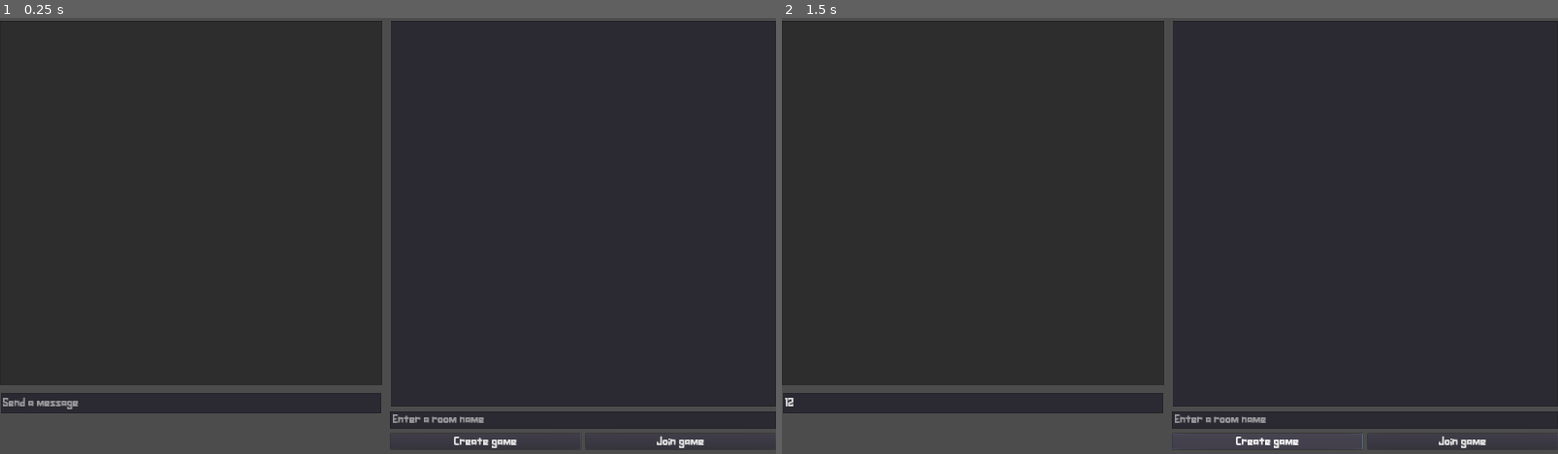
Above: before the commit, frames 1-2 (left to right).
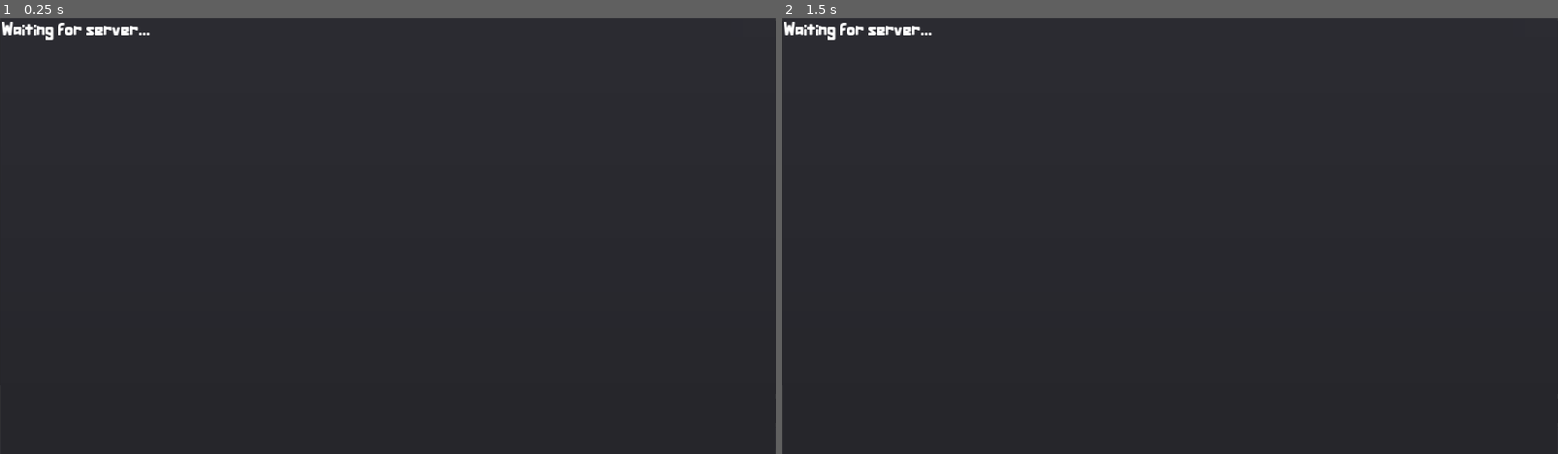
Above: after the commit, the same moments.

Repository: tducasse/poc-turn-based
Game: Godot game, scene res://Scenes/Main.tscn
Same seed, same stepped clock (60 frames per second), same inputs: the game is played once before the commit and once after it.
Inputs (mouse positions are in pixels of both pictures, inside the frame that each line leads up to):
- Up to frame 1 (0.25 s): no input
- Up to frame 2 (1.5 s): click (976, 401) at 0.52 s; type "12" at 0.6 s; click "Create game" at 1.25 s

The runs differ from the first frame. In frame 1, 10% of the frame differs, in the area x 0-100%, y 0-100%; in frame 2, 10%.

Commit message:
Implement wait for server

Diff:
--- a/Fonts/Assurant-Standard.tres
+++ b/Fonts/Assurant-Standard.tres
@@ -3,6 +3,6 @@
 [ext_resource path="res://Fonts/Assurant-Standard.otf" type="DynamicFontData" id=1]
 
 [resource]
-size = 32
+size = 48
 use_filter = true
 font_data = ExtResource( 1 )
--- a/Scenes/ClientConnect.gd
+++ b/Scenes/ClientConnect.gd
@@ -10,11 +10,18 @@
 onready var chat_input = $Input
 
 signal on_start_game()
+signal connected()
 signal add_game_room(value)
 
 var current_room = "lobby"
 
+# disabled by default, because we need to wait for the server to be ready
+# before we even attempt the connection
 func _ready():
+	set_process(false)
+
+
+func init():
 	# Connect base signals to get notified of connection open, close, and errors.
 	_client.connect("connection_closed", self, "_closed")
 	_client.connect("connection_error", self, "_closed")
@@ -29,6 +36,7 @@
 	if err != OK:
 		print("Unable to connect")
 		set_process(false)
+	set_process(true)
 
 
 func _closed(was_clean = false):
@@ -39,6 +47,7 @@
 
 
 func _connected(proto = ""):
+	emit_signal("connected")
 	# This is called on connection, "proto" will be the selected WebSocket
 	# sub-protocol (which is optional)
 	print("Connected with protocol: ", proto)
--- a/Scenes/Main.gd
+++ b/Scenes/Main.gd
@@ -4,11 +4,34 @@
 onready var rooms := $HSplitContainer/VSplitContainer/RoomList
 onready var client_connect := $HSplitContainer/Control
 onready var game_name := $HSplitContainer/VSplitContainer/VSplitContainer/RoomName
+onready var wait_for_server := $WaitForServer
+onready var http := $HTTPRequest
+
+var server_ready = false
+var connected = false
+var requesting = false
+
+var server_address = "http://localhost:3000" if OS.is_debug_build() else "https://projectv3.herokuapp.com"
 
 
 # Called when the node enters the scene tree for the first time.
 func _ready():
 	var _shop_connection = client_connect.connect("add_game_room", self, "on_room_added")
+	wait_for_server.visible = true
+
+
+func _process(_delta):
+	if not server_ready and not requesting:
+		requesting = true
+		print('Trying to reach ' + server_address + "...")
+		http.request(server_address)
+
+
+func _on_HTTPRequest_request_completed(_result, response_code, _headers, _body):
+	if response_code == 426:
+		server_ready = true
+		client_connect.init()
+	requesting = false
 
 
 func on_room_added(value):
@@ -38,3 +61,8 @@
 #	client_connect.join_room(name)
 #	GameState.load_scene("res://Scenes/Sample.tscn")
 	pass
+
+
+
+func _on_Control_connected():
+	wait_for_server.visible = false
--- a/Scenes/Main.tscn
+++ b/Scenes/Main.tscn
@@ -32,7 +32,7 @@
 
 [node name="RoomList" type="ItemList" parent="HSplitContainer/VSplitContainer"]
 margin_right = 954.0
-margin_bottom = 954.0
+margin_bottom = 922.0
 size_flags_horizontal = 3
 size_flags_vertical = 3
 custom_fonts/font = ExtResource( 3 )
@@ -41,24 +41,24 @@
 }
 
 [node name="VSplitContainer" type="VSplitContainer" parent="HSplitContainer/VSplitContainer"]
-margin_top = 966.0
+margin_top = 934.0
 margin_right = 954.0
 margin_bottom = 1060.0
 
 [node name="RoomName" type="LineEdit" parent="HSplitContainer/VSplitContainer/VSplitContainer"]
 margin_right = 954.0
-margin_bottom = 43.0
+margin_bottom = 59.0
 custom_fonts/font = ExtResource( 3 )
 placeholder_text = "Enter a room name"
 
 [node name="HSplitContainer" type="HSplitContainer" parent="HSplitContainer/VSplitContainer/VSplitContainer"]
-margin_top = 55.0
+margin_top = 71.0
 margin_right = 954.0
-margin_bottom = 94.0
+margin_bottom = 126.0
 
 [node name="CreateGame" type="Button" parent="HSplitContainer/VSplitContainer/VSplitContainer/HSplitContainer"]
 margin_right = 471.0
-margin_bottom = 39.0
+margin_bottom = 55.0
 size_flags_horizontal = 3
 size_flags_vertical = 3
 custom_fonts/font = ExtResource( 3 )
@@ -67,11 +67,37 @@
 [node name="JoinGame" type="Button" parent="HSplitContainer/VSplitContainer/VSplitContainer/HSplitContainer"]
 margin_left = 483.0
 margin_right = 954.0
-margin_bottom = 39.0
+margin_bottom = 55.0
 size_flags_horizontal = 3
 size_flags_vertical = 3
 custom_fonts/font = ExtResource( 3 )
 text = "Join game"
+
+[node name="WaitForServer" type="PopupPanel" parent="."]
+margin_right = 1920.0
+margin_bottom = 1088.0
+size_flags_horizontal = 3
+size_flags_vertical = 3
+__meta__ = {
+"_edit_use_anchors_": false
+}
+
+[node name="RichTextLabel" type="RichTextLabel" parent="WaitForServer"]
+margin_left = 45.5577
+margin_top = 34.2474
+margin_right = 643.558
+margin_bottom = 197.247
+size_flags_horizontal = 3
+size_flags_vertical = 3
+custom_fonts/normal_font = ExtResource( 3 )
+text = "Waiting for server..."
+__meta__ = {
+"_edit_use_anchors_": false
+}
+
+[node name="HTTPRequest" type="HTTPRequest" parent="."]
+[connection signal="connected" from="HSplitContainer/Control" to="." method="_on_Control_connected"]
 [connection signal="item_activated" from="HSplitContainer/VSplitContainer/RoomList" to="." method="_on_ItemList_item_activated"]
 [connection signal="pressed" from="HSplitContainer/VSplitContainer/VSplitContainer/HSplitContainer/CreateGame" to="." method="_on_CreateGame_pressed"]
 [connection signal="pressed" from="HSplitContainer/VSplitContainer/VSplitContainer/HSplitContainer/JoinGame" to="." method="_on_JoinGame_pressed"]
+[connection signal="request_completed" from="HTTPRequest" to="." method="_on_HTTPRequest_request_completed"]
